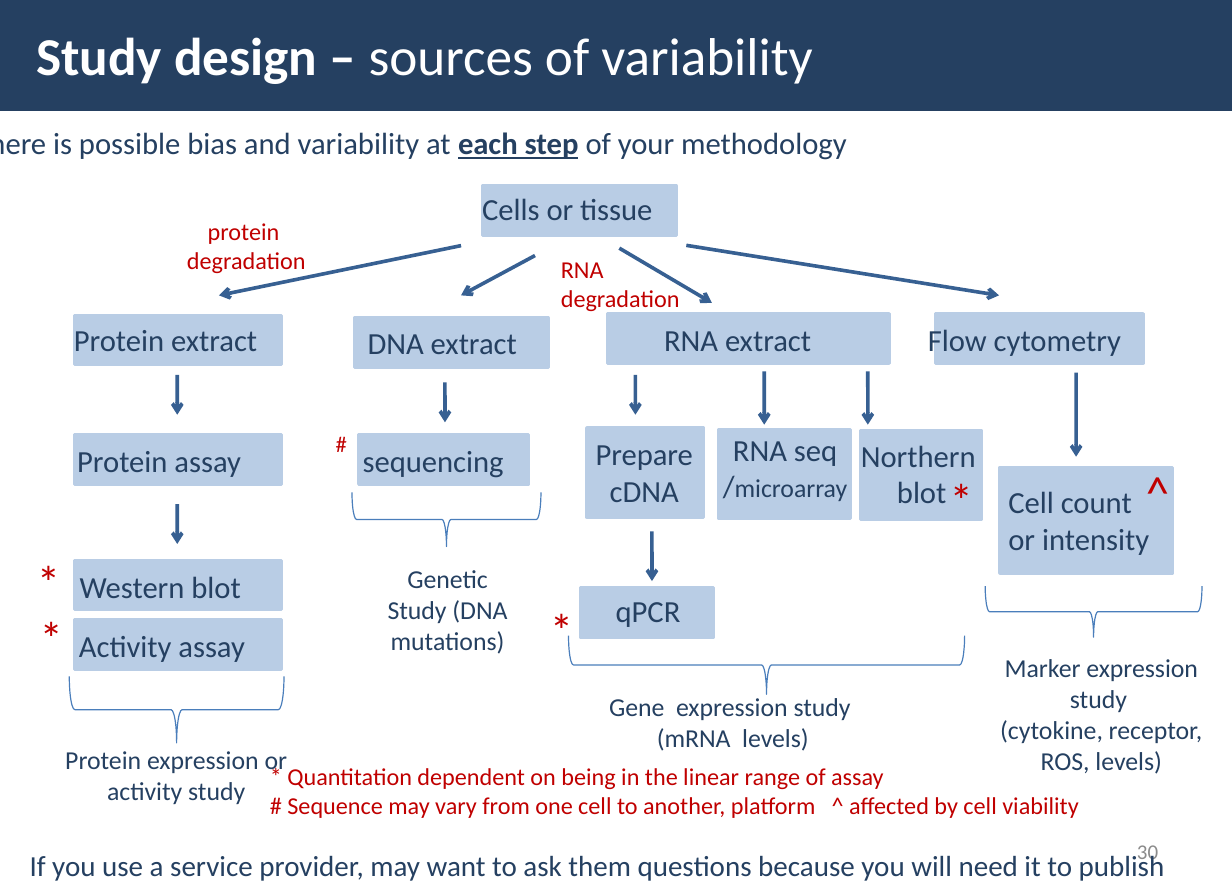
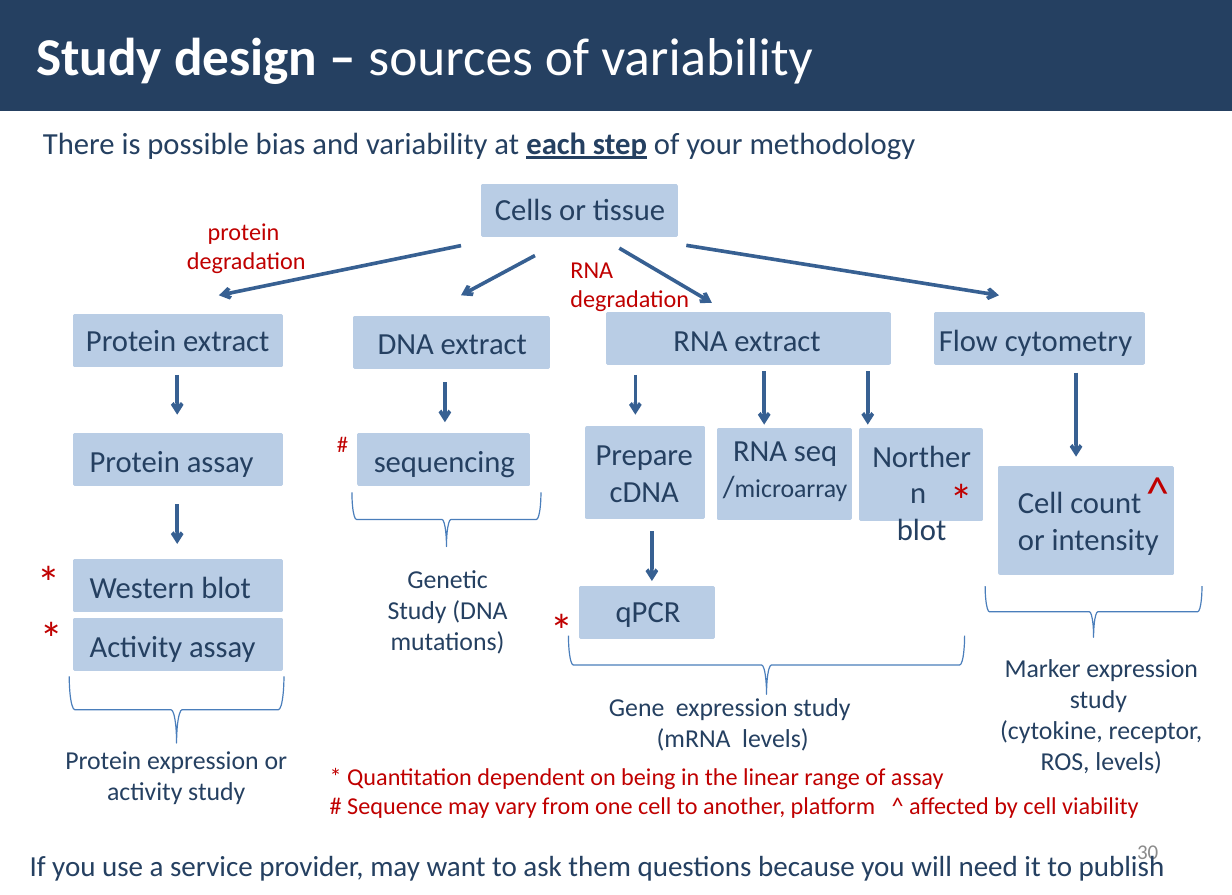
Before and after one commit to UBC-PATH/PATH548L-2026, a slide deck: slide 30 of slides/Module 7 PATH 548L 2026 - study design considerations.pptx. Drawn at 1232x895 pixels with LibreOffice and Linux fonts; fonts in the diff are those of the drawing. Boxes give left, top, right and bottom in pixels: in the first picture for what was removed or moved away, otherwise in the second. Text is boxed around its words. In the diff, an @@ line names an element or a change of style, - is before the commit and + after.

```diff
--- a/slides/Module 7 PATH 548L 2026 - study design considerations.pptx
+++ b/slides/Module 7 PATH 548L 2026 - study design considerations.pptx
@@ text "There is possible bias and ..." rewrapped from [53,132,847,160] to [43,132,916,160] @@
@@ text "Cells or tissue": place and size @@
-text "Cells or tissue" at [482,198,652,220]
+text "Cells or tissue" at [495,198,665,220]
@@ text "RNA": place and size @@
-text "RNA" at [561,262,680,313]
+text "RNA" at [570,262,689,313]
@@ text "Protein extract": place and size @@
-text "Protein extract" at [74,330,257,351]
+text "Protein extract" at [86,330,269,351]
@@ text "DNA extract": place and size @@
-text "DNA extract" at [368,334,517,354]
+text "DNA extract" at [378,334,527,354]
@@ text "RNA extract": place and size @@
-text "RNA extract" at [664,331,811,351]
+text "RNA extract" at [673,331,820,351]
@@ text "Flow cytometry" rewrapped from [928,325,1121,358] to [939,329,1132,356] @@
@@ text "Protein assay": place and size @@
-text "Protein assay" at [77,451,241,477]
+text "Protein assay" at [90,451,254,477]
@@ text "sequencing": place and size @@
-text "sequencing" at [363,451,504,477]
+text "sequencing" at [374,451,515,477]
@@ text "Northern" rewrapped from [861,445,976,503] to [897,515,946,541] @@
@@ text "Cell count": place and size @@
-text "Cell count" at [1008,491,1149,555]
+text "Cell count" at [1018,491,1159,555]
@@ text "Western blot": place and size @@
-text "Western blot" at [80,576,240,598]
+text "Western blot" at [90,576,250,598]
@@ text "Activity assay": place and size @@
-text "Activity assay" at [79,636,244,662]
+text "Activity assay" at [90,636,255,662]
@@ text "* Quantitation dependent on being ...": place and size @@
-text "* Quantitation dependent on being ..." at [287,768,1078,818]
+text "* Quantitation dependent on being ..." at [347,768,1138,818]
```
Also in this commit, not shown: 42 other slides changed, 5 other files.
